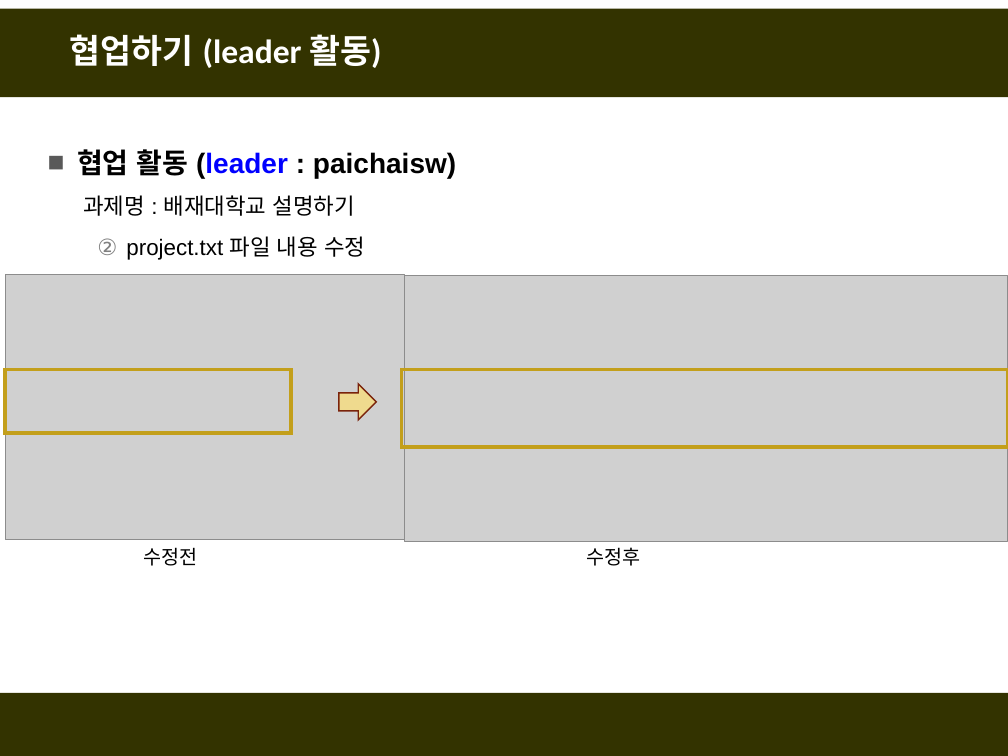
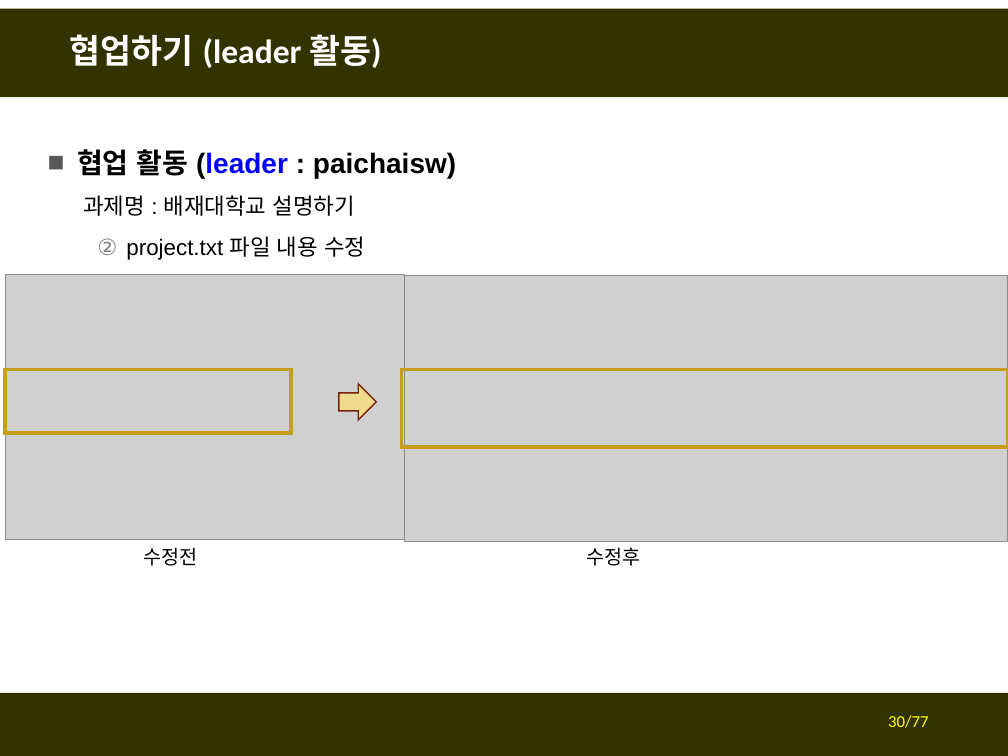
Before and after one commit to fasthill/github-lecture, a slide deck: slide 30 of git및github첫걸음4-협업하기.pptx. Drawn at 1008x756 pixels with LibreOffice and Linux fonts; fonts in the diff are those of the drawing; grey boxes stand for pictures. Boxes give left, top, right and bottom in pixels: in the first picture for what was removed or moved away, otherwise in the second. Text is boxed around its words. In the diff, an @@ line names an element or a change of style, - is before the commit and + after.

```diff
--- a/git및github첫걸음4-협업하기.pptx
+++ b/git및github첫걸음4-협업하기.pptx
@@ page number added at (888, 715, 928, 728), 12 pt, text #FFFF00 @@
+30/77
```
Also in this commit, not shown: 9 other slides changed.
